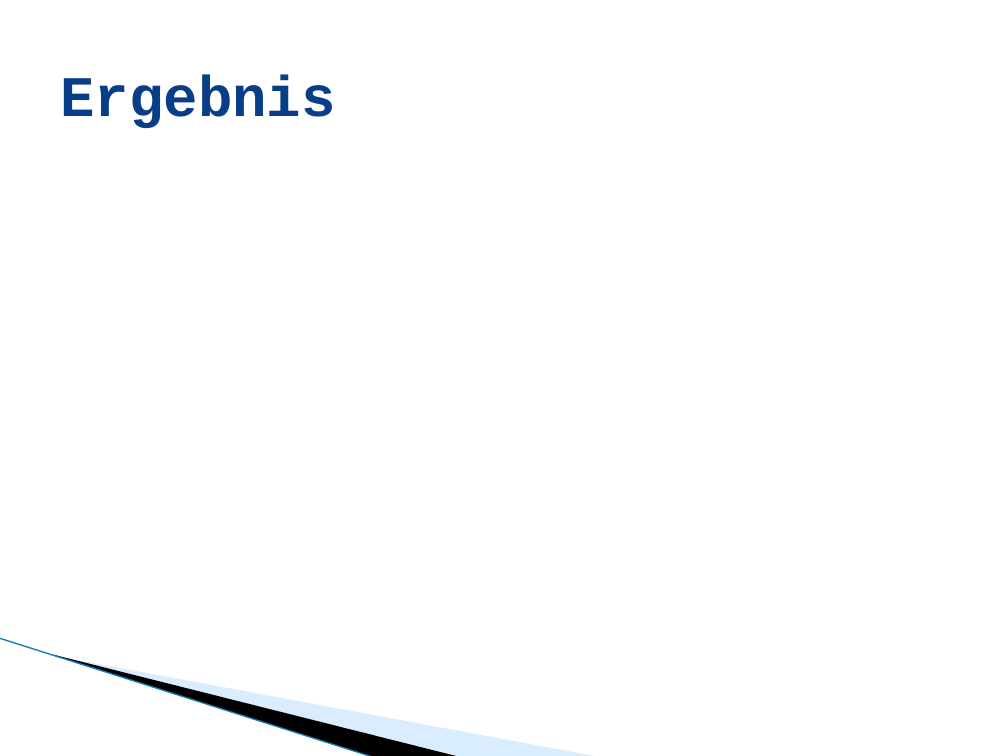
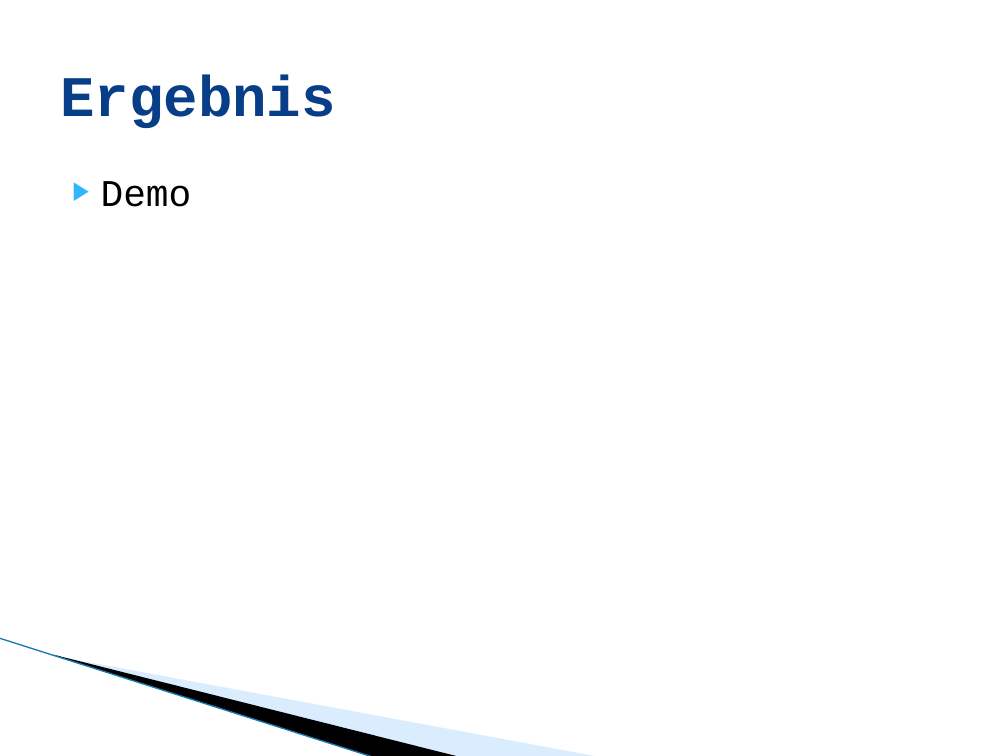
Before and after one commit to lukaselmer/student-thesis-flip, a slide deck: slide 23 of doc/media/flip_zuehlke_praesentation.pptx (slide 15 before the commit). Drawn at 1008x756 pixels with LibreOffice and Linux fonts; fonts in the diff are those of the drawing; background and template pictures are left out. Boxes give left, top, right and bottom in pixels: in the first picture for what was removed or moved away, otherwise in the second. Text is boxed around its words. In the diff, an @@ line names an element or a change of style, - is before the commit and + after.

```diff
--- a/doc/media/flip_zuehlke_praesentation.pptx
+++ b/doc/media/flip_zuehlke_praesentation.pptx
@@ text added at bbox=[101, 181, 192, 207], 27 pt, text #000000 @@
+▶ Demo
```
Also in this commit, not shown: 4 other slides changed, 11 slides added, 2 slides removed.
